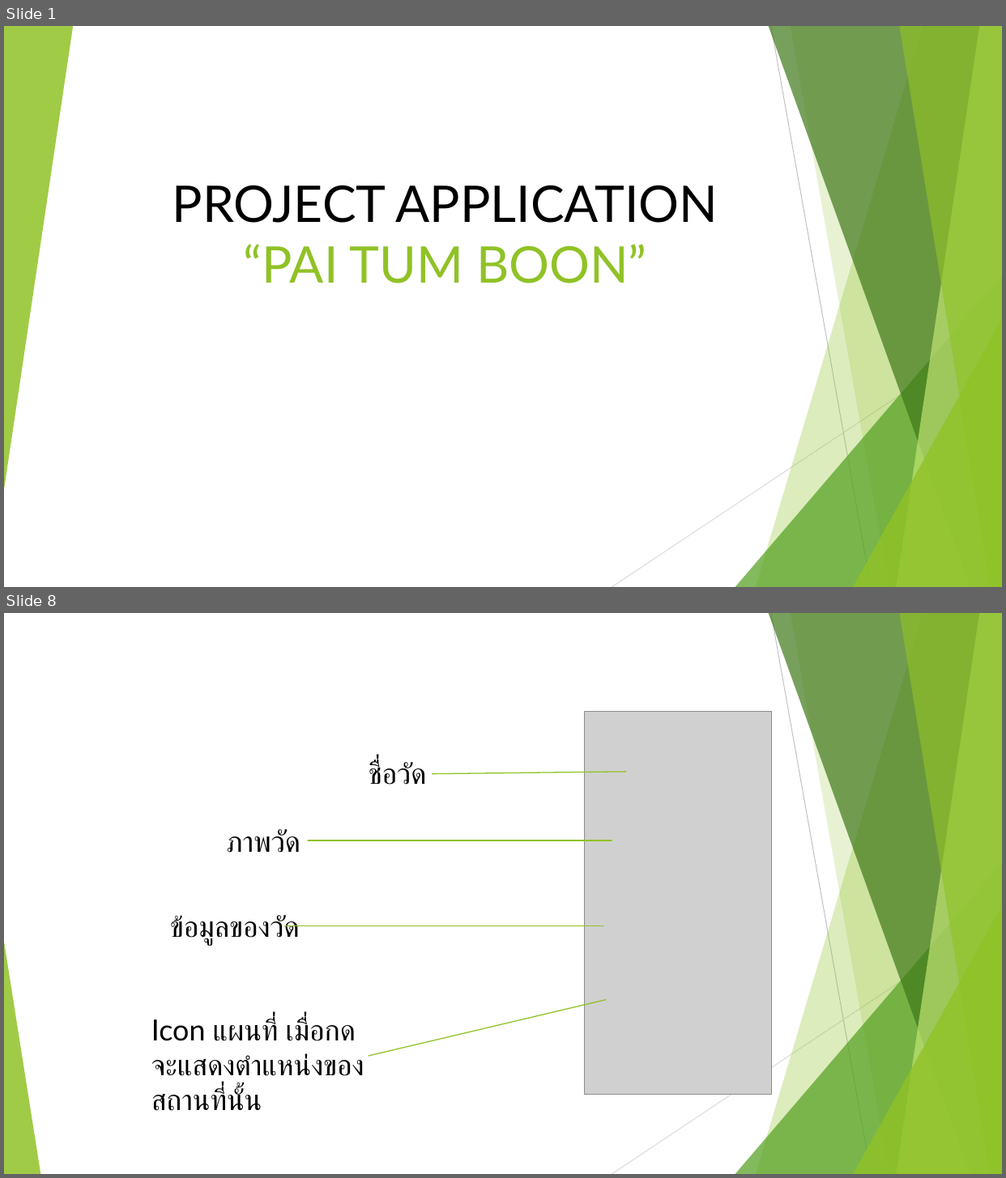
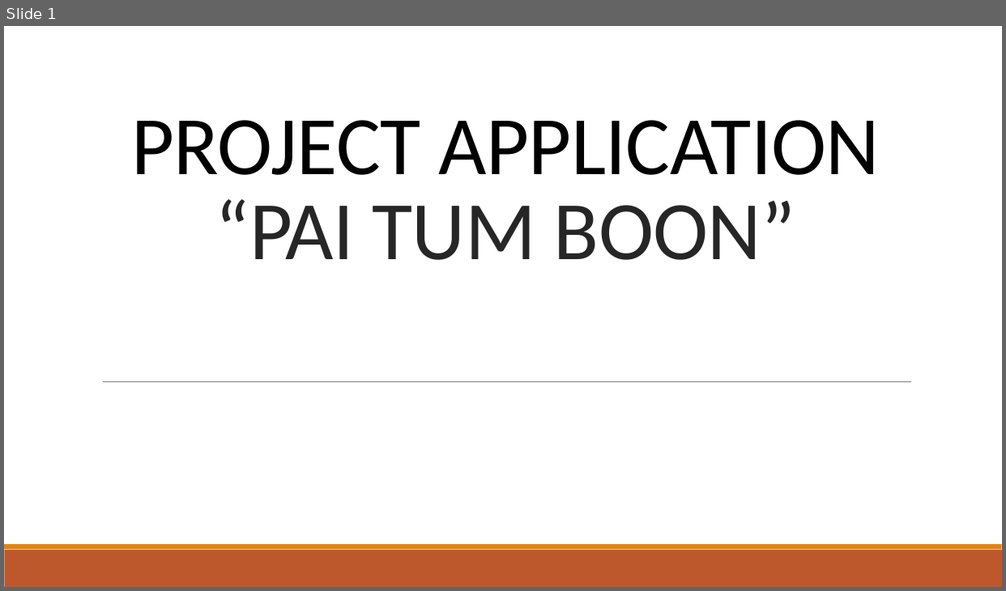
Before and after one commit to entenxl123/New, a slide deck: PROJECT.pptx. Shown one above the other, each under a label of ours: slides 1 and 8 before the commit, slide 1 after it; the slides between them are not shown. The pictures are 1006x1178 and 1006x591 pixels, drawn with LibreOffice and Linux fonts; fonts in the diff are those of the drawing; grey boxes stand for pictures. Boxes give left, top, right and bottom in pixels: in the first picture for what was removed or moved away, otherwise in the second. Text is boxed around its words. In the diff, an @@ line names an element or a change of style, - is before the commit and + after.

```diff
--- a/PROJECT.pptx
+++ b/PROJECT.pptx
@@ slide 8 removed at box(4, 613, 1002, 1174), background #FFFFFF; not listed: 9 template elements that a slide beside it also shows @@
@@ picture removed at box(585, 712, 772, 1094) @@
@@ text removed at box(368, 761, 427, 785) @@
-ชื่อวัด
@@ line removed from (432, 774) to (626, 772) @@
@@ text removed at box(226, 829, 300, 853) @@
-ภาพวัด
@@ line removed from (308, 841) to (612, 841) @@
@@ text removed at box(170, 915, 300, 946) @@
-ข้อมูลของวัด
@@ line removed from (285, 926) to (603, 926) @@
@@ triangle removed at box(4, 942, 40, 1174) @@
@@ line removed from (368, 1056) to (606, 1000) @@
@@ text removed at box(151, 1018, 364, 1111) @@
-Icon แผนที่ เมื่อกดจะแสดงตำแหน่งของสถานที่นั้น
@@ slide 1 changed as well @@
@@ group removed at box(4, 26, 1002, 587): 5 freeform shapes, 3 triangles, 2 lines @@
@@ title "PROJECT APPLICATION “PAI TUM BOON”": place and size @@
-title "PROJECT APPLICATION “PAI TUM BOON”" at box(172, 185, 718, 284)
+title "PROJECT APPLICATION “PAI TUM BOON”" at box(131, 120, 880, 260)
@@ title "PROJECT APPLICATION “PAI TUM BOON”" at box(131, 120, 880, 260): size 48.6 to 80 pt, font Lato to Calibri, letter spacing 0 to -0.5 pt; text colour #90C226 to #262626 in "“PAI TUM BOON”"; line spacing 1 to 0.85 @@
@@ line added from (103, 382) to (911, 382), #808080 0.5 pt @@
@@ rectangle added at box(4, 550, 1002, 587), fill #BD582C @@
@@ rectangle added at box(4, 544, 1002, 550), fill #E48312 @@
```
Also in this commit, not shown: 4 other slides changed, 5 slides added, 3 other slides removed, 2 other files.
